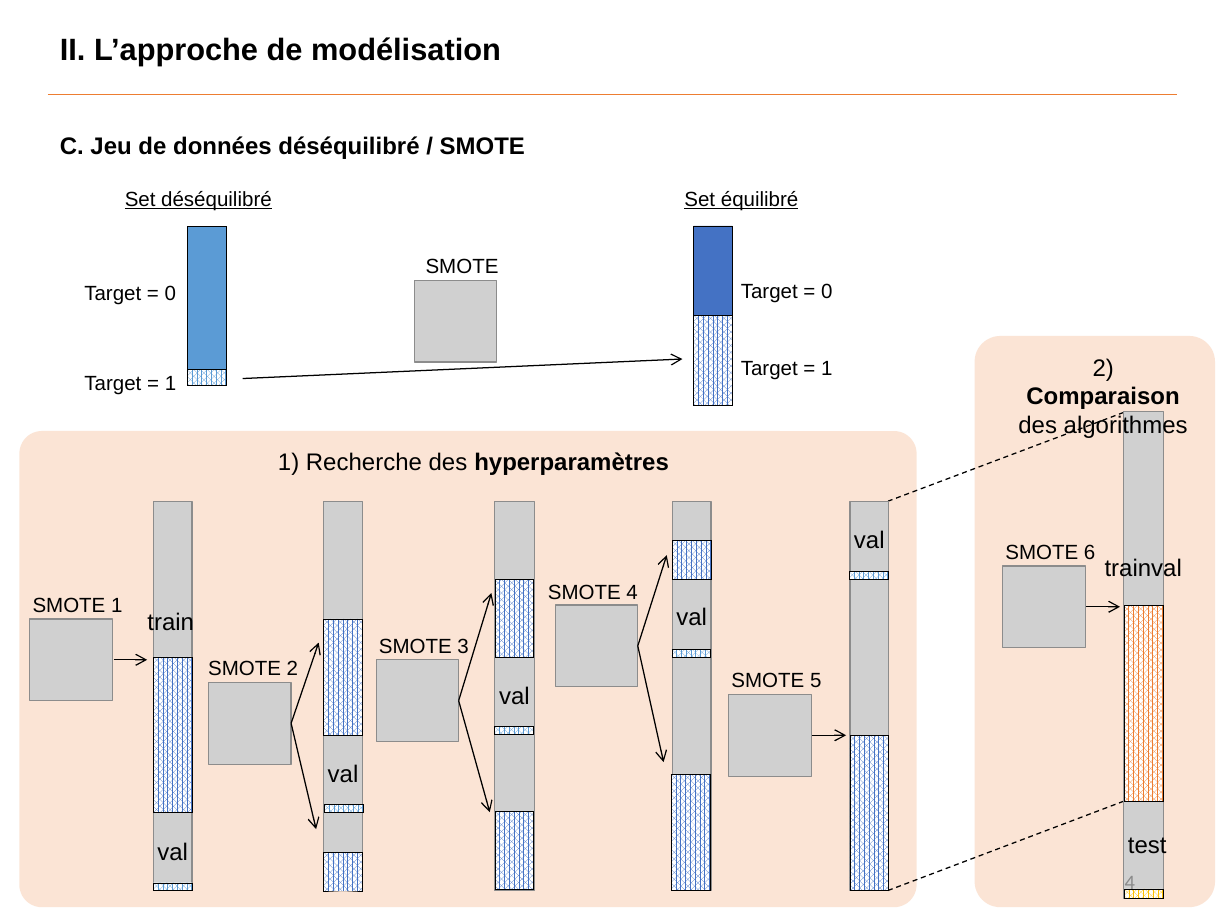
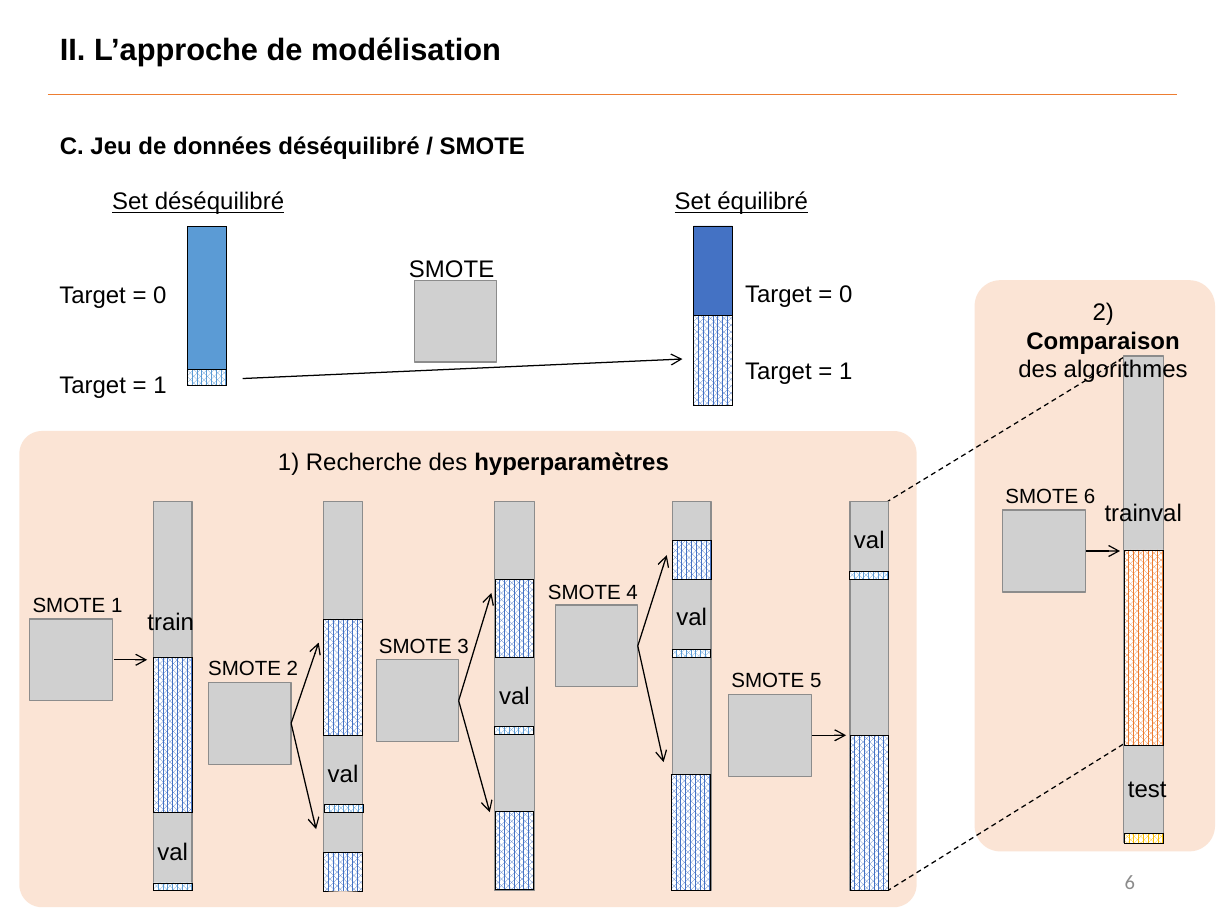
Before and after one commit to Benoit-78/P7_credit_loan_scoring_model, a slide deck: slide 6 of soutenance/P7_soutenance.pptx (slide 4 before the commit). Drawn at 1232x924 pixels with LibreOffice and Linux fonts; fonts in the diff are those of the drawing; grey boxes stand for pictures. Boxes give left, top, right and bottom in pixels: in the first picture for what was removed or moved away, otherwise in the second. Text is boxed around its words. In the diff, an @@ line names an element or a change of style, - is before the commit and + after.

```diff
--- a/soutenance/P7_soutenance.pptx
+++ b/soutenance/P7_soutenance.pptx
@@ text "Set déséquilibré": place and size @@
-text "Set déséquilibré" at (125, 191, 272, 211)
+text "Set déséquilibré" at (112, 191, 284, 214)
@@ text "Set équilibré": place and size @@
-text "Set équilibré" at (684, 191, 798, 211)
+text "Set équilibré" at (675, 191, 808, 214)
@@ text "SMOTE": place and size @@
-text "SMOTE" at (426, 258, 499, 274)
+text "SMOTE" at (409, 260, 494, 282)
@@ text "Target = 0": place and size @@
-text "Target = 0" at (84, 285, 176, 305)
+text "Target = 0" at (59, 286, 166, 308)
@@ line moved from (1124, 413) - (888, 501) to (1124, 357) - (888, 501) @@
@@ size 12 to 14 pt in 7 elements at (675, 191, 808, 214), (112, 191, 284, 214), (409, 260, 494, 282), (745, 285, 852, 307), (745, 362, 852, 384), (59, 286, 166, 308), (59, 376, 166, 398) @@
@@ text "Target = 1": place and size @@
-text "Target = 1" at (84, 376, 176, 395)
+text "Target = 1" at (59, 376, 166, 398)
@@ line moved from (1124, 801) - (888, 891) to (1124, 744) - (888, 891) @@
@@ 4 texts, 2 pictures, 2 rectangles, 1 rounded rectangle, 1 arrow: place and size @@
-4 texts, 2 pictures, 2 rectangles, 1 rounded rectangle, 1 arrow at (975, 336, 1215, 908)
+4 texts, 2 pictures, 2 rectangles, 1 rounded rectangle, 1 arrow at (975, 280, 1215, 851)
@@ page number at (1125, 875, 1135, 889): text changed @@
-4
+6
```
Also in this commit, not shown: 6 other slides changed, 5 slides added, 3 other files.
